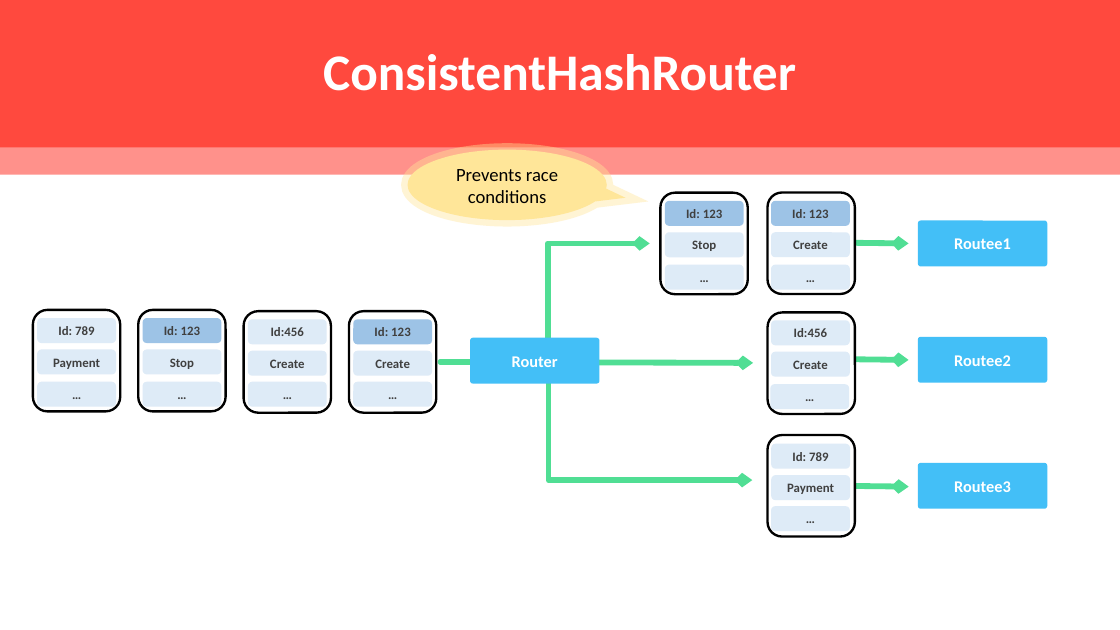
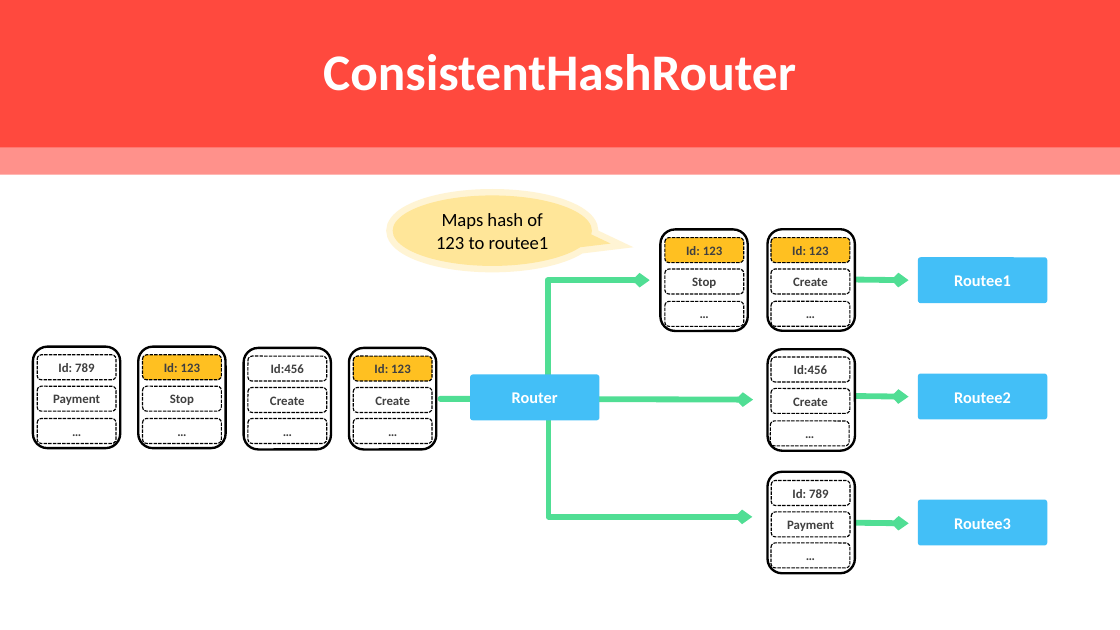
Before and after one commit to rogeralsing/Presentations, a slide deck: slide 29 of ProtoActor/TV4/protoactor.pptx (slide 31 before the commit). Drawn at 1120x630 pixels with LibreOffice and Linux fonts; fonts in the diff are those of the drawing. Boxes give left, top, right and bottom in pixels: in the first picture for what was removed or moved away, otherwise in the second. Text is boxed around its words. In the diff, an @@ line names an element or a change of style, - is before the commit and + after.

```diff
--- a/ProtoActor/TV4/protoactor.pptx
+++ b/ProtoActor/TV4/protoactor.pptx
@@ speech bubble "Maps hash of 123 to ...": place and size @@
-speech bubble "Maps hash of 123 to ..." at [408,150,607,220]
+speech bubble "Maps hash of 123 to ..." at [392,196,592,266]
@@ text in speech bubble at [436,213,549,249]: text changed @@
-Prevents race conditions
+Maps hash of 123 to routee1
@@ fill #9DC3E6 to #FFC021; outline none to #000000 1 pt dashed in 4 elements at [143,355,222,380], [771,238,850,263], [665,238,744,263], [354,356,433,381] @@
@@ 36 rounded rectangles, 4 arrows, 2 elbow arrows: place and size @@
-36 rounded rectangles, 4 arrows, 2 elbow arrows at [33,192,1048,537]
+36 rounded rectangles, 4 arrows, 2 elbow arrows at [33,229,1048,574]
@@ fill #DEEBF7 to none; outline none to #000000 1 pt dashed in 20 elements at [665,269,744,294], [771,388,850,413], [771,512,850,537], [37,355,116,380], [248,387,327,413], [354,387,433,413], [37,386,116,412], [143,386,222,412], [771,269,850,294], [771,357,850,382], [771,481,850,506], [248,356,327,381], [771,543,850,568], [771,302,850,327], [665,302,744,327], [770,421,849,446], [37,418,116,444], [143,418,222,444], [248,418,327,444], [354,418,433,444] @@
```
Also in this commit, not shown: 8 other slides changed, 2 slides removed.
